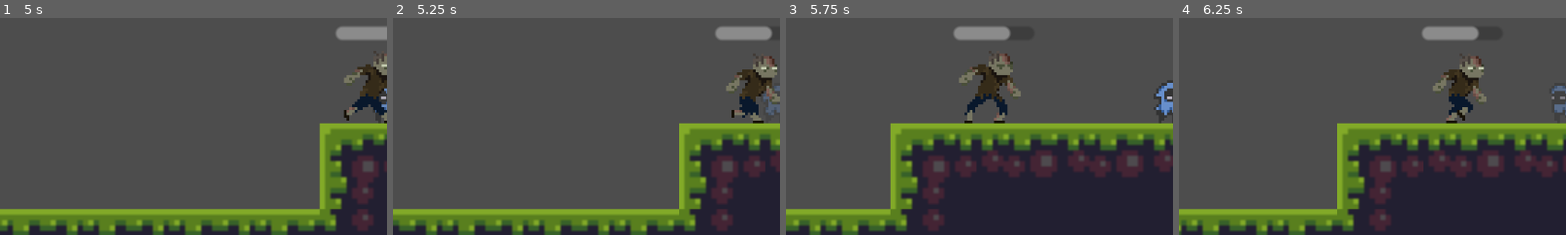
Above: before the commit, frames 1-4 (left to right).
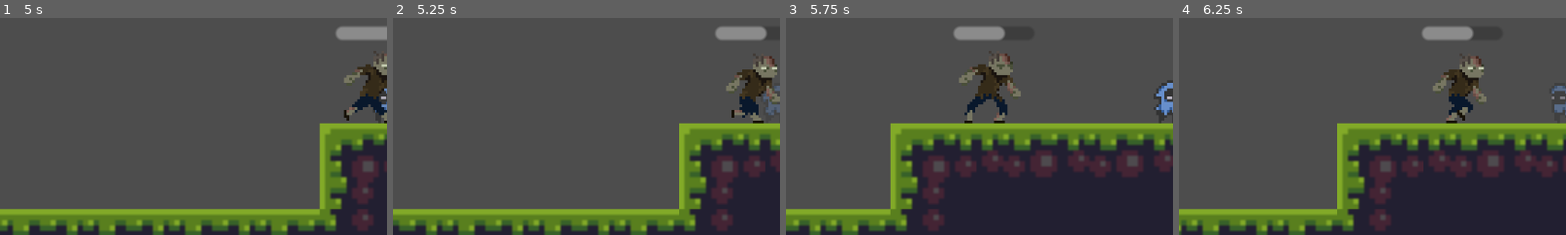
Above: after the commit, the same moments.

Repository: TakashiHamada/ggj2026-mask
Game: Godot game, scene res://Scenes/main.tscn
The game is run twice, just before and just after one commit, with the same random seed, the same clock (stepped at 60 frames per second) and the same inputs.
Inputs:
- Up to frame 1 (5 s): hold D (move_right) 0.53-2.03 s; tap N (attack) at 0.6, 1.35, 2.3, 2.85, 3.6, 4.55 s; tap Space (jump) at 0.77, 1.52, 3.02, 3.77, 4.52 s; hold A (move_left) 2.03-2.78 s; hold M (gas_mask) 2.03-2.78 s; hold D (move_right) 2.78-4.28 s; hold A (move_left) from 4.28 s (still down); tap M (gas_mask) at 4.35 s
- Up to frame 2 (5.25 s): release A (move_left) at 5.03 s; hold D (move_right) from 5.03 s (still down); tap N (attack) at 5.1 s
- Up to frame 3 (5.75 s): keep holding D (move_right)
- Up to frame 4 (6.25 s): release D (move_right) at 5.78 s; hold A (move_left) from 5.78 s (still down); tap N (attack) at 5.85 s; tap Space (jump) at 6.02 s
The pictures show only the part of the screen within x 1-50%, y 31-81%; the shares and areas given below are measured in that part.

Frame 1 is identical in both runs. In frame 2, 0.1% of the frame differs, in the area x 95-98%, y 3-11%; in frame 3, 0.1%; in frame 4, 0.1%.

Commit message:
ため攻撃

Diff:
--- a/mask-action/Parameter/PlayerConfig.gd
+++ b/mask-action/Parameter/PlayerConfig.gd
@@ -11,6 +11,12 @@
 const ATTACK_RANGE_Y: float = 32.0  # 攻撃の縦幅
 const ATTACK_OFFSET_X: float = 14.0  # 前方へのオフセット
 
+# 溜め攻撃
+const ATTACK_BASE_DAMAGE: float = 1.0  # 溜めなしの攻撃力
+const ATTACK_MAX_DAMAGE: float = 3.0   # 最大溜めの攻撃力
+const ATTACK_CHARGE_TIME: float = 0.6  # 最大溜めに必要な時間（秒）
+const CHARGE_FLASH_SPEED: float = 0.1  # 溜め中の点滅速度（秒）
+
 # ダメージ
 const DAMAGE_STUN_TIME: float = 0.5  # ダメージ時の硬直時間（秒）
 const INVINCIBILITY_TIME: float = 1.0  # 無敵時間（秒）※硬直時間より長くすること
--- a/mask-action/Scenes/zombie.gd
+++ b/mask-action/Scenes/zombie.gd
@@ -26,6 +26,7 @@
 @onready var ground_check: RayCast2D = $GroundCheck if has_node("GroundCheck") else null
 @onready var sight_ray: RayCast2D = $SightRay
 @onready var health_bar: ProgressBar = $HealthBar
+@onready var platform: CharacterBody2D = $Platform if has_node("Platform") else null
 
 var dir: int = 1
 var can_spit: bool = true
@@ -47,6 +48,10 @@
 		velocity.y += gravity * delta
 	else:
 		velocity.y = 0.0
+
+	# プラットフォームの速度を同期（プレイヤーがゾンビの上に乗れるように）
+	if platform:
+		platform.velocity = velocity
 
 	# Re-acquire player if it spawns later
 	if player == null:
@@ -282,8 +287,8 @@
 		if anim.sprite_frames.has_animation(&"idle") and anim.animation != "idle":
 			anim.play("idle")
 
-func take_damage() -> void:
-	current_hp -= 1.0
+func take_damage(amount: float = 1.0) -> void:
+	current_hp -= amount
 	health_bar.value = current_hp
 	if current_hp <= 0:
 		queue_free()
--- a/mask-action/Scripts/Player.gd
+++ b/mask-action/Scripts/Player.gd
@@ -9,6 +9,9 @@
 var is_attacking: bool = false
 var is_charging: bool = false  # 溜め中
 var facing_dir: int = 1  # 1 = 右, -1 = 左
+var charge_time: float = 0.0  # 溜め時間
+var attack_damage: float = 1.0  # 現在の攻撃力
+var is_fully_charged: bool = false  # 最大溜め状態
 
 var max_hp: float = 3.0
 var current_hp: float = 3.0
@@ -20,6 +23,7 @@
 @onready var collision_shape: CollisionShape2D = $CollisionShape2D
 
 var blink_tween: Tween = null
+var charge_tween: Tween = null
 
 func _ready() -> void:
 	spawn_position = global_position
@@ -30,9 +34,17 @@
 	var shape := attack_shape.shape as RectangleShape2D
 	shape.size = Vector2(PlayerConfig.ATTACK_RANGE_X, PlayerConfig.ATTACK_RANGE_Y)
 
-func _process(_delta: float) -> void:
+func _process(delta: float) -> void:
 	has_gas_mask = Input.is_action_pressed("gas_mask")
 	gas_mask.visible = has_gas_mask or is_attacking or is_charging
+
+	# 溜め時間を加算
+	if is_charging:
+		charge_time += delta
+		# 最大溜めに達したら点滅開始
+		if not is_fully_charged and charge_time >= PlayerConfig.ATTACK_CHARGE_TIME:
+			is_fully_charged = true
+			_start_charge_effect()
 
 	# 攻撃入力（マスク装着中は攻撃不可）
 	if not is_dying and not has_gas_mask and not is_attacking:
@@ -54,8 +66,10 @@
 	if is_charging or is_attacking:
 		is_charging = false
 		is_attacking = false
+		is_fully_charged = false
 		attack_area.monitoring = false
 		gas_mask.position = Vector2(0, -4)
+		_stop_charge_effect()
 		sprite.play()
 
 	if current_hp <= 0:
@@ -116,14 +130,36 @@
 
 func _start_charge() -> void:
 	is_charging = true
+	charge_time = 0.0
+	is_fully_charged = false
 	sprite.pause()
 	# マスクを前方上部に構える
 	gas_mask.position.x = PlayerConfig.ATTACK_OFFSET_X * facing_dir
 	gas_mask.position.y = ATTACK_START_Y
 
+func _start_charge_effect() -> void:
+	if charge_tween:
+		charge_tween.kill()
+	charge_tween = create_tween().set_loops()
+	charge_tween.tween_property(sprite, "modulate", Color(1.0, 0.3, 0.3), PlayerConfig.CHARGE_FLASH_SPEED)
+	charge_tween.tween_property(sprite, "modulate", Color.WHITE, PlayerConfig.CHARGE_FLASH_SPEED)
+
+func _stop_charge_effect() -> void:
+	if charge_tween:
+		charge_tween.kill()
+		charge_tween = null
+	sprite.modulate = Color.WHITE
+
 func _release_attack() -> void:
 	is_charging = false
 	is_attacking = true
+	is_fully_charged = false
+	_stop_charge_effect()
+
+	# 溜め時間に応じてダメージを計算
+	var charge_ratio := clampf(charge_time / PlayerConfig.ATTACK_CHARGE_TIME, 0.0, 1.0)
+	attack_damage = lerpf(PlayerConfig.ATTACK_BASE_DAMAGE, PlayerConfig.ATTACK_MAX_DAMAGE, charge_ratio)
+
 	attack_area.position.x = PlayerConfig.ATTACK_OFFSET_X * facing_dir
 	attack_area.monitoring = true
 
@@ -147,7 +183,7 @@
 	if body == self:
 		return
 	if body.has_method("take_damage"):
-		body.take_damage()
+		body.take_damage(attack_damage)
 	elif body.has_method("die"):
 		body.die()
 
@@ -168,8 +204,10 @@
 	if is_charging or is_attacking:
 		is_charging = false
 		is_attacking = false
+		is_fully_charged = false
 		attack_area.monitoring = false
 		gas_mask.position = Vector2(0, -4)
+		_stop_charge_effect()
 		sprite.play()
 
 	is_dying = true
